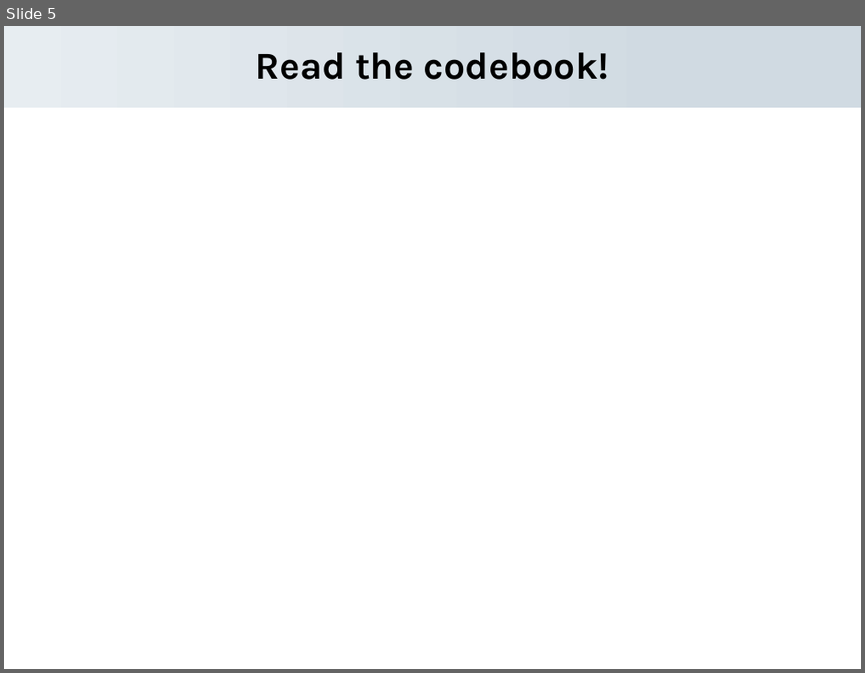
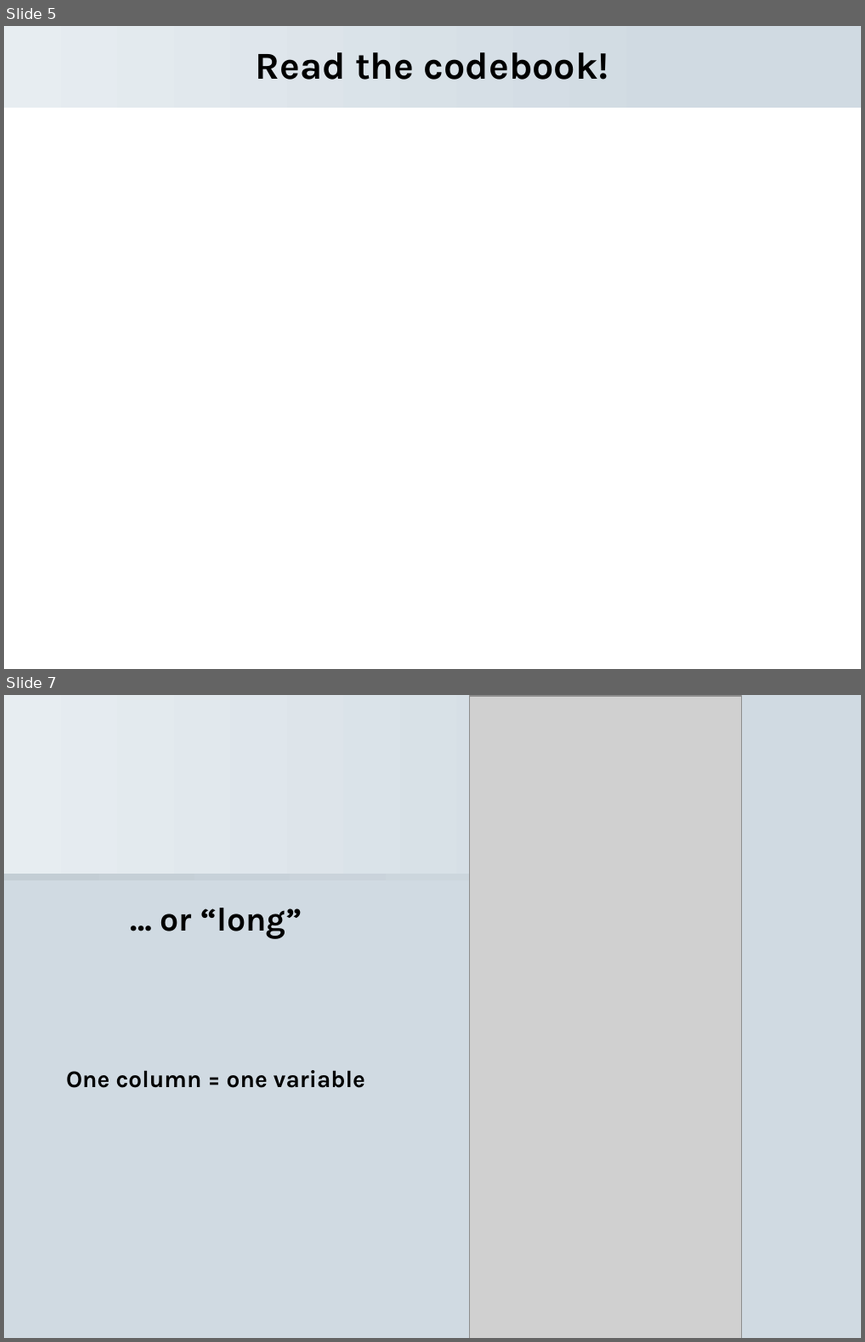
Before and after one commit to paldhous/ucb, a slide deck: 2015/dataviz/presentations/week1/class_1.ppt. Shown one above the other, each under a label of ours: slide 5 before the commit, slides 5 and 7 after it; the slides between them are not shown. The pictures are 865x673 and 865x1342 pixels, drawn with LibreOffice and Linux fonts; fonts in the diff are those of the drawing; grey boxes stand for pictures; background and template pictures are left out. Boxes give left, top, right and bottom in pixels: in the first picture for what was removed or moved away, otherwise in the second. Text is boxed around its words. In the diff, an @@ line names an element or a change of style, - is before the commit and + after.

```diff
--- a/2015/dataviz/presentations/week1/class_1.ppt
+++ b/2015/dataviz/presentations/week1/class_1.ppt
@@ slide 7 added at <box>4,695,861,1338</box>, background #D0DAE2; not listed: 2 template elements that a slide beside it also shows @@
@@ picture added at <box>470,696,742,1338</box> @@
@@ text added at <box>66,907,365,1088</box>, 20 pt, text #000000, bold @@
+… or “long”
+One column = one variable
```
Also in this commit, not shown: 3 slides changed, 4 other slides added, 23 other files.
